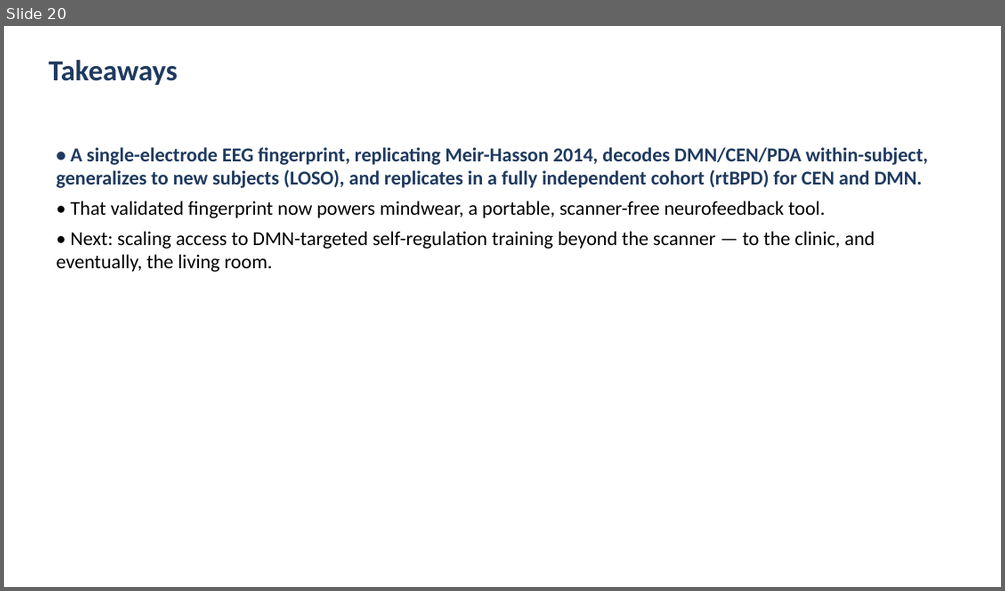
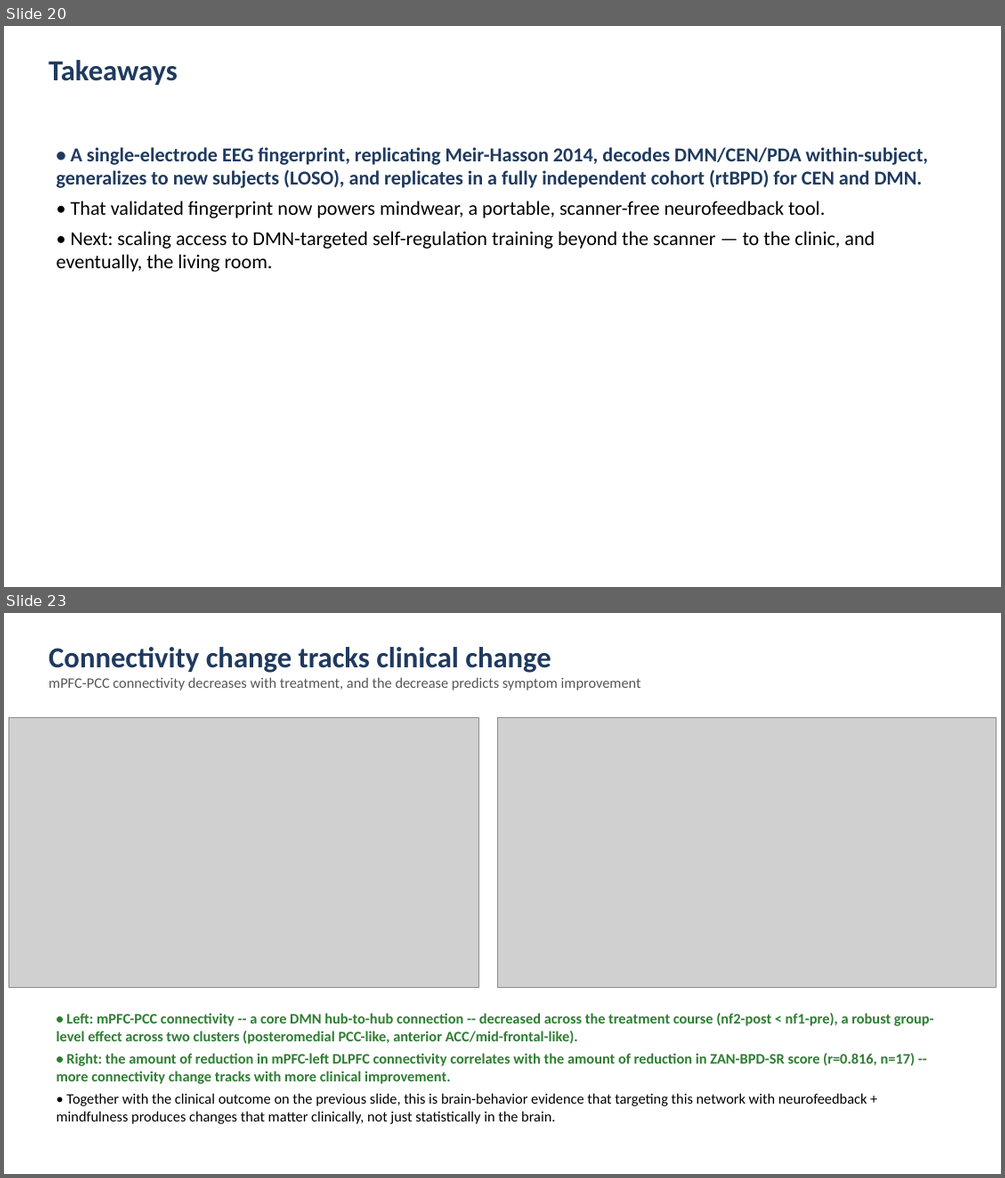
Before and after one commit to cccbauer/dmnelf, a slide deck: analysis/fingerprint/19_fingerprint/efp_meirhasson/Fingerprint_20260902.pptx. Shown one above the other, each under a label of ours: slide 20 before the commit, slides 20 and 23 after it; the slides between them are not shown. The pictures are 1005x591 and 1005x1178 pixels, drawn with LibreOffice and Linux fonts; fonts in the diff are those of the drawing; grey boxes stand for pictures. Boxes give left, top, right and bottom in pixels: in the first picture for what was removed or moved away, otherwise in the second. Text is boxed around its words. In the diff, an @@ line names an element or a change of style, - is before the commit and + after.

```diff
--- a/analysis/fingerprint/19_fingerprint/efp_meirhasson/Fingerprint_20260902.pptx
+++ b/analysis/fingerprint/19_fingerprint/efp_meirhasson/Fingerprint_20260902.pptx
@@ slide 23 added at (4, 613, 1001, 1174), background #FFFFFF @@
@@ text added at (48, 647, 641, 690), 14 pt, text #555555 @@
+Connectivity change tracks clinical change
+mPFC-PCC connectivity decreases with treatment, and the decrease predicts symptom improvement
@@ picture added at (9, 718, 479, 987) @@
@@ picture added at (498, 718, 996, 987) @@
@@ text added at (57, 1013, 934, 1124), 14 pt, text #2E7D32, bold @@
+• Left: mPFC-PCC connectivity -- a core DMN hub-to-hub connection -- decreased across the treatment course (nf2-post < nf1-pre), a robust group-level effect across two clusters (posteromedial PCC-like, anterior ACC/mid-frontal-like).
+• Right: the amount of reduction in mPFC-left DLPFC connectivity correlates with the amount of reduction in ZAN-BPD-SR score (r=0.816, n=17) -- more connectivity change tracks with more clinical improvement.
+• Together with the clinical outcome on the previous slide, this is brain-behavior evidence that targeting this network with neurofeedback + mindfulness produces changes that matter clinically, not just statistically in the brain.
```
Also in this commit, not shown: 4 slides changed, 1 other slide added, 16 other files.
